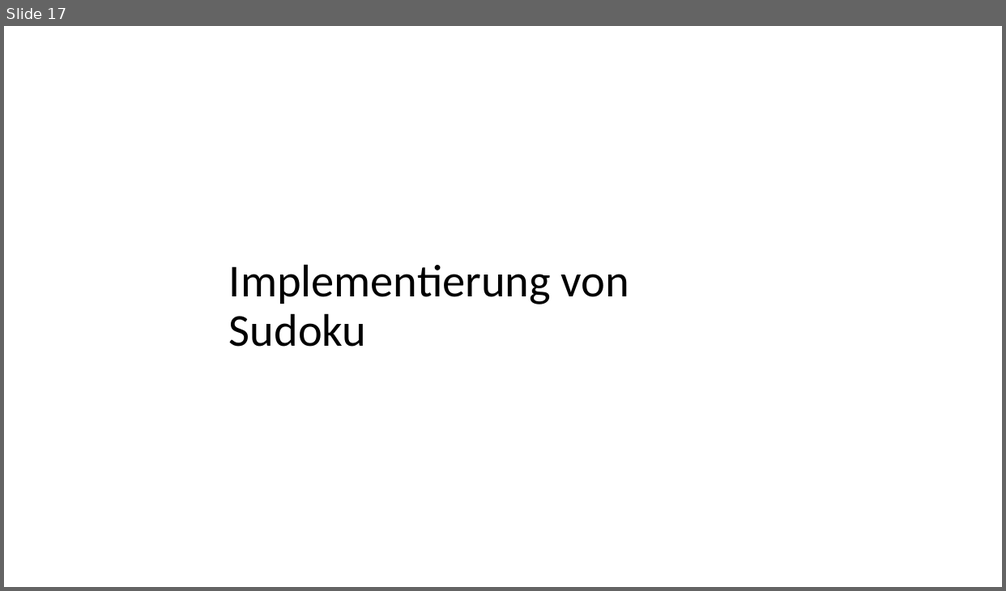
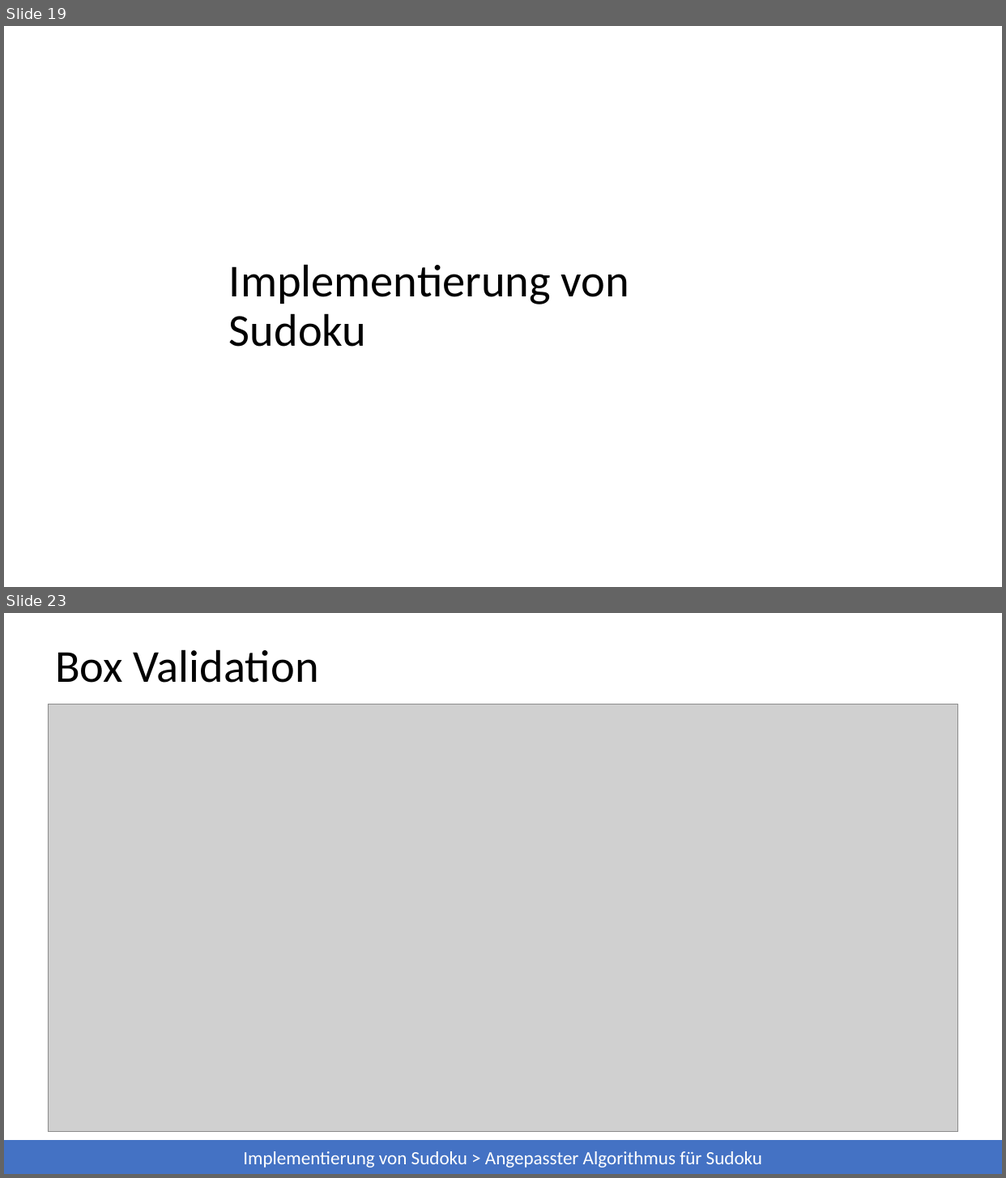
Before and after one commit to 7rebux/backtracking, a slide deck: _presentation/main.pptx. Shown one above the other, each under a label of ours: slide 17 before the commit, slides 19 and 23 after it; the slides between them are not shown. The pictures are 1006x591 and 1006x1178 pixels, drawn with LibreOffice and Linux fonts; fonts in the diff are those of the drawing; grey boxes stand for pictures. Boxes give left, top, right and bottom in pixels: in the first picture for what was removed or moved away, otherwise in the second. Text is boxed around its words. In the diff, an @@ line names an element or a change of style, - is before the commit and + after.

```diff
--- a/_presentation/main.pptx
+++ b/_presentation/main.pptx
@@ slide 23 added at (4, 613, 1002, 1174), background #FFFFFF @@
@@ title added at (55, 649, 319, 683), 44 pt, text #000000 @@
+Box Validation
@@ picture added at (48, 705, 957, 1131) @@
@@ rectangle added at (4, 1141, 1002, 1174), fill #4472C4, 18 pt, text #FFFFFF @@
+Implementierung von Sudoku > Angepasster Algorithmus für Sudoku
@@ what was slide 17 is now slide 19 @@
```
Also in this commit, not shown: 7 slides changed, 8 other slides added, 8 other files.
